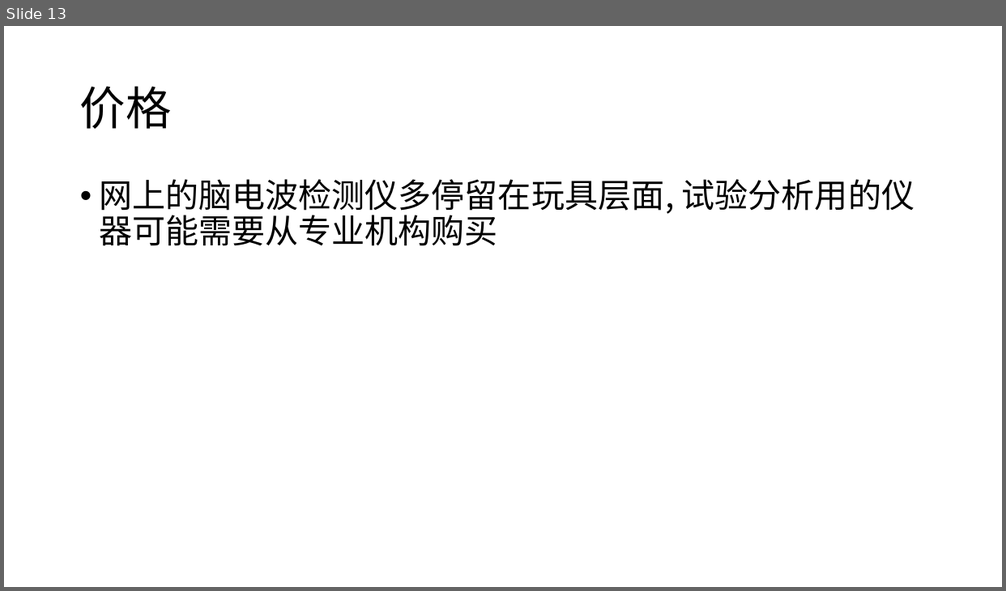
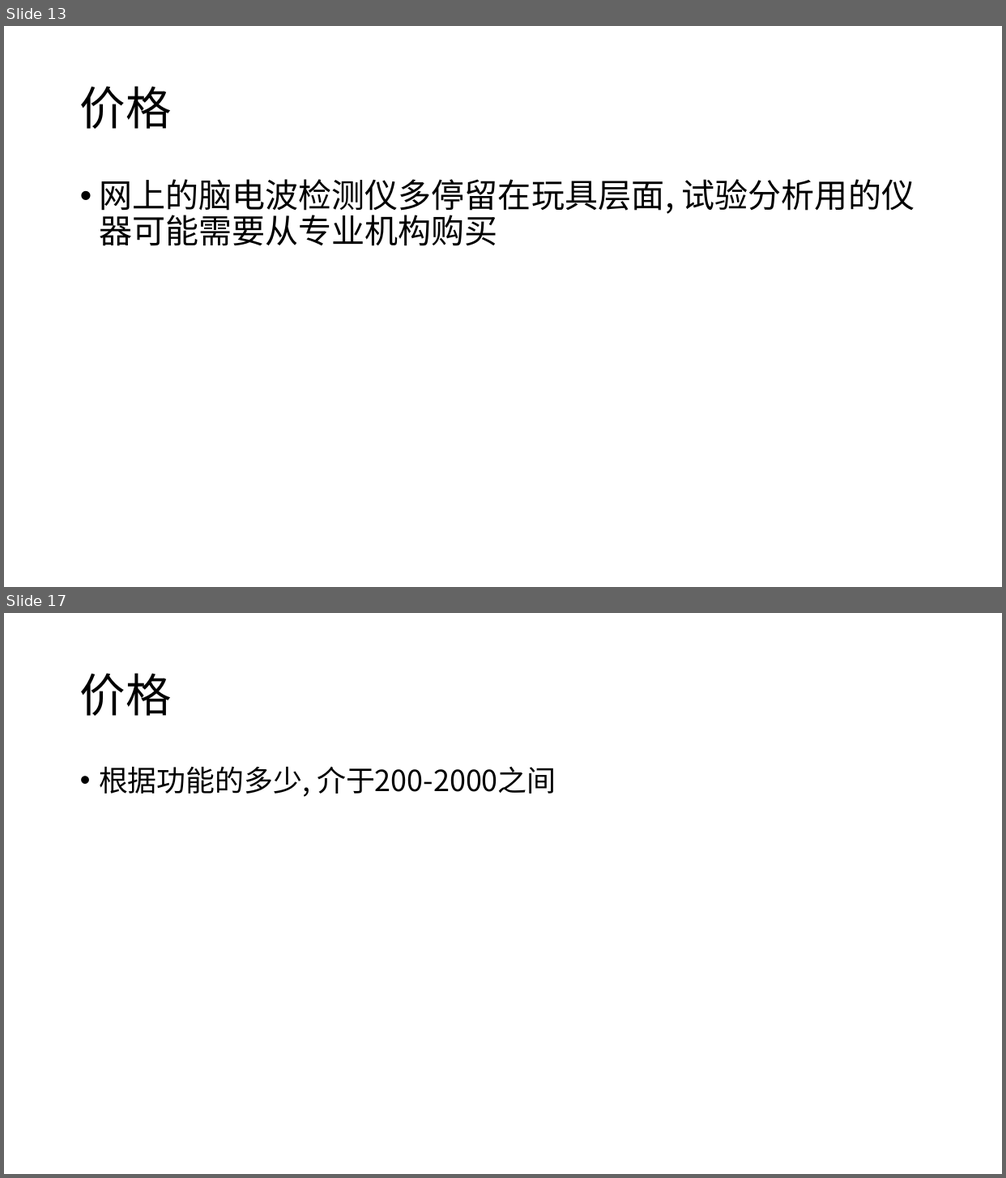
Before and after one commit to twesix/paper-notes, a slide deck: 201904/传感器报告.pptx. Shown one above the other, each under a label of ours: slide 13 before the commit, slides 13 and 17 after it; the slides between them are not shown. The pictures are 1006x591 and 1006x1178 pixels, drawn with LibreOffice and Linux fonts; fonts in the diff are those of the drawing. Boxes give left, top, right and bottom in pixels: in the first picture for what was removed or moved away, otherwise in the second. Text is boxed around its words. In the diff, an @@ line names an element or a change of style, - is before the commit and + after.

```diff
--- a/201904/传感器报告.pptx
+++ b/201904/传感器报告.pptx
@@ slide 17 added at <box>4,613,1002,1174</box>, background #FFFFFF @@
@@ title added at <box>80,673,172,716</box>, 44 pt, text #000000 @@
+价格
@@ text added at <box>99,766,556,797</box>, 28 pt, text #000000 @@
+• 根据功能的多少, 介于200-2000之间
```
Also in this commit, not shown: 1 slide changed, 3 other slides added, 1 other file.
